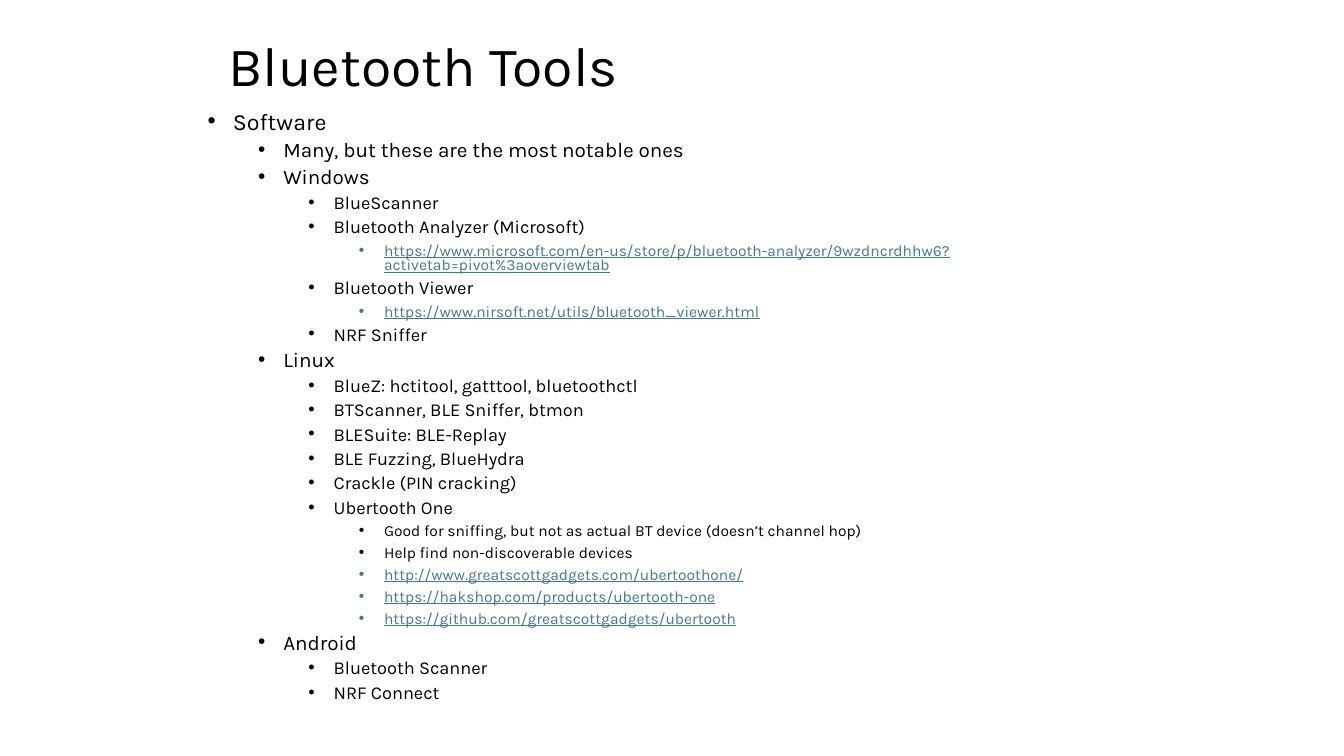
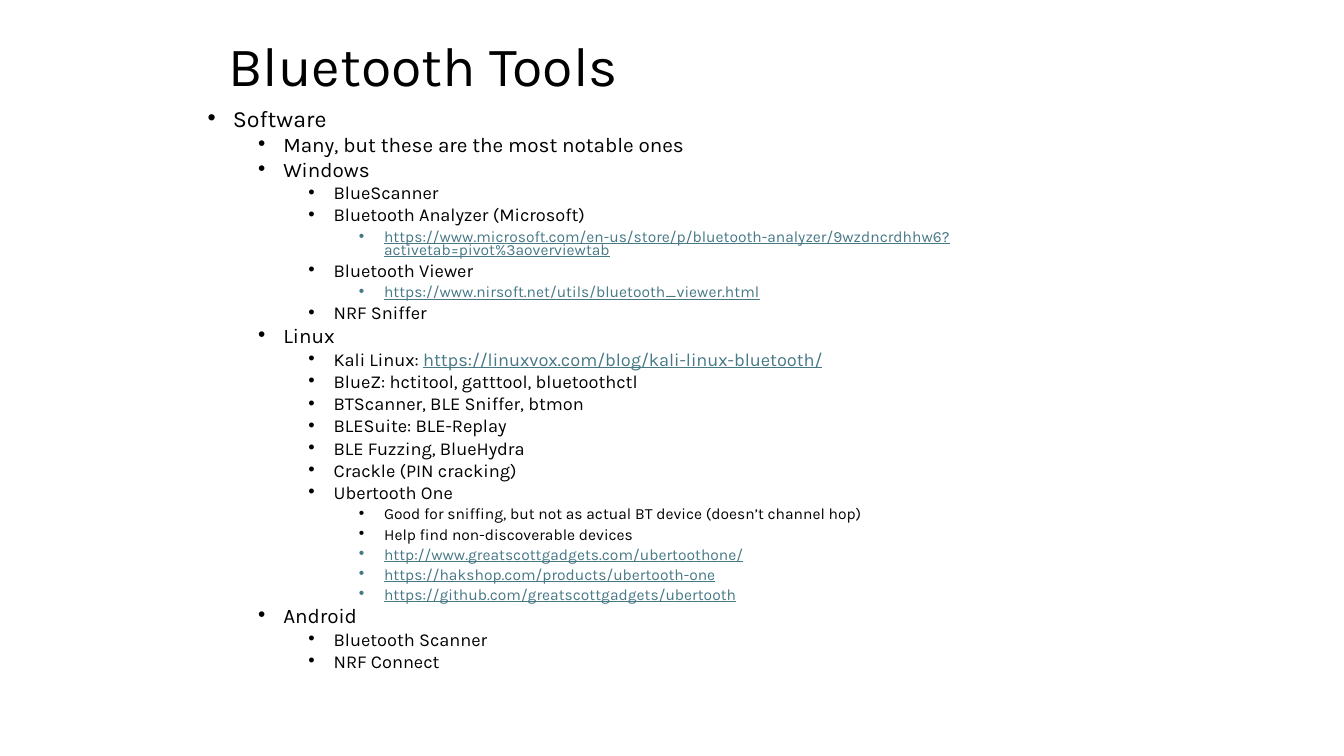
Before and after one commit to nprobert/AutoISAC-ACT-AdvWireless, a slide deck: slide 27 of 2 ACT AW - Bluetooth.pptx (slide 26 before the commit). Drawn at 1344x756 pixels with LibreOffice and Linux fonts; fonts in the diff are those of the drawing. Boxes give left, top, right and bottom in pixels: in the first picture for what was removed or moved away, otherwise in the second. Text is boxed around its words. In the diff, an @@ line names an element or a change of style, - is before the commit and + after.

Commit message:
Setup, Intro and Bluetooth slides updated.

```diff
--- a/2 ACT AW - Bluetooth.pptx
+++ b/2 ACT AW - Bluetooth.pptx
@@ text at <box>233,111,950,669</box>: line spacing 0.8 to 0.7 @@
@@ text at <box>334,352,822,371</box>: paragraph added @@
+    • Kali Linux: https://linuxvox.com/blog/kali-linux-bluetooth/
```
Also in this commit, not shown: 14 other slides changed, 1 slide added, 4 other files.
